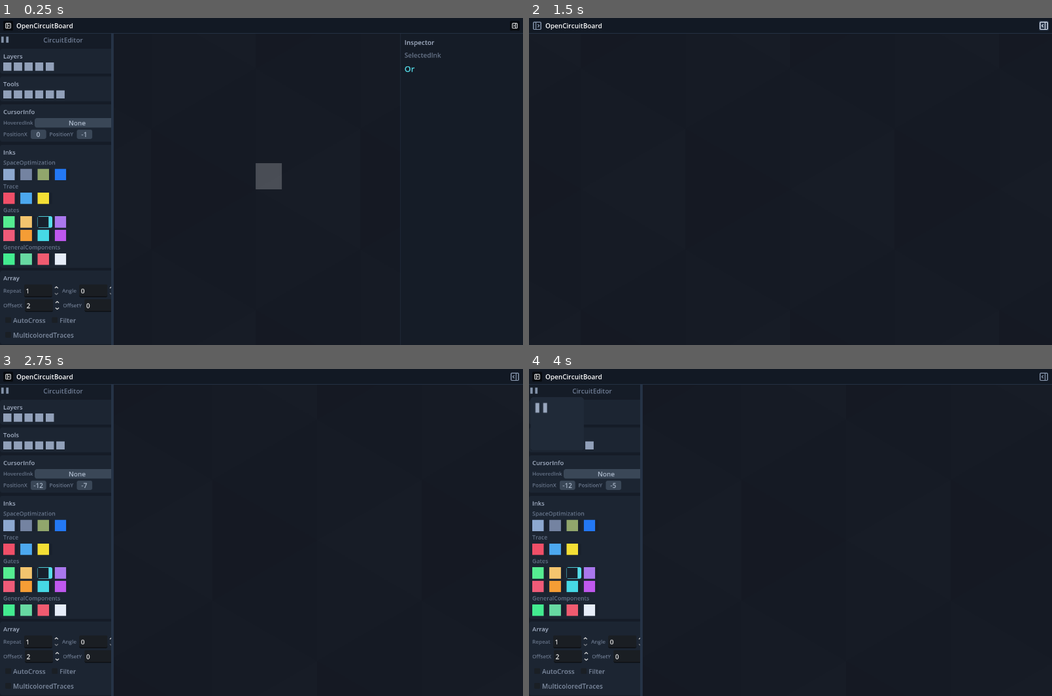
Above: before the commit, frames 1-4 (two rows, left to right).
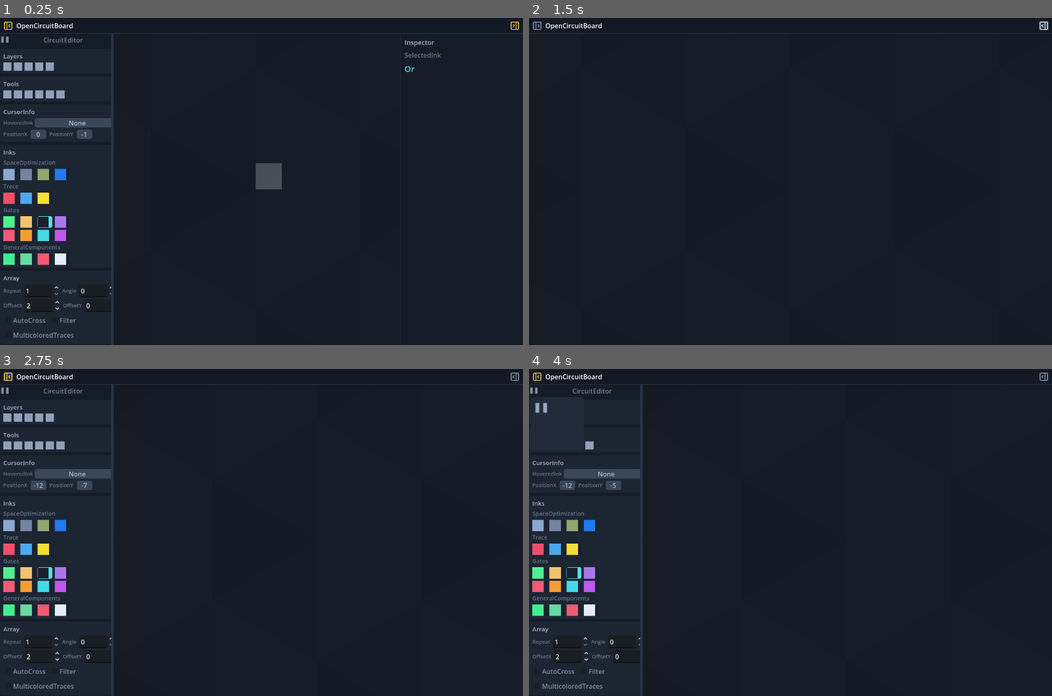
Above: after the commit, the same moments.

Repository: Erlkonigal/OpenCircuitBoard
Game: Godot game, scene res://main.tscn
The game is run twice, just before and just after one commit, with the same random seed, the same clock (stepped at 60 frames per second) and the same inputs.
Inputs (mouse positions are in pixels of both pictures, inside the frame that each line leads up to):
- Up to frame 1 (0.25 s): no input
- Up to frame 2 (1.5 s): click (539, 24) at 0.5 s; click (1041, 24) at 1.25 s
- Up to frame 3 (2.75 s): click (10, 375) at 2 s
- Up to frame 4 (4 s): click (534, 391) at 2.77 s; click (534, 418) at 3.52 s

The runs differ from the first frame. In frame 1, less than 0.1% of the frame differs, in the area x 0-100%, y 1-4%; in frame 2, nothing differs; in frame 3, less than 0.1%; in frame 4, less than 0.1%.

Commit message:
Unify top bar toggle states
Keep active top bar buttons transparent and render their icons in yellow.

Diff:
--- a/scripts/editorUi.gd
+++ b/scripts/editorUi.gd
@@ -6,6 +6,7 @@
 const panelRightCloseIcon := preload("res://assets/panelRightClose.svg")
 const panelRightOpenIcon := preload("res://assets/panelRightOpen.svg")
 const sidebarAnimationDuration := 0.18
+const topBarButtonActiveIconColor := Color("f2c94c")
 
 @onready var board: Node2D = $BoardViewport/SubViewport/CircuitBoard
 @onready var boardViewport: SubViewportContainer = $BoardViewport
@@ -205,14 +206,23 @@
 	topBarBox.border_width_bottom = 1
 	topBarBox.border_color = Color("263346")
 	topBar.add_theme_stylebox_override("panel", topBarBox)
-	for sidebarToggle in [leftSidebarToggle, rightSidebarToggle]:
-		sidebarToggle.expand_icon = true
-		sidebarToggle.add_theme_color_override("icon_normal_color", Color("8d9db5"))
-		sidebarToggle.add_theme_color_override("icon_hover_color", Color("e1e9f6"))
-		sidebarToggle.add_theme_stylebox_override("normal", makeMenuItemBox(Color.TRANSPARENT))
-		sidebarToggle.add_theme_stylebox_override("hover", makeMenuItemBox(Color("2b374a")))
+	for child in $Interface/TopBar/Content.get_children():
+		var topBarButton := child as Button
+		if topBarButton:
+			configureTopBarButton(topBarButton)
 	dockResizeHandle.color = Color("263346")
 	dockResizeHandle.mouse_default_cursor_shape = Control.CURSOR_HSIZE
+
+func configureTopBarButton(topBarButton: Button) -> void:
+	topBarButton.expand_icon = true
+	topBarButton.add_theme_color_override("icon_normal_color", Color("8d9db5"))
+	topBarButton.add_theme_color_override("icon_hover_color", Color("e1e9f6"))
+	topBarButton.add_theme_color_override("icon_pressed_color", topBarButtonActiveIconColor)
+	topBarButton.add_theme_color_override("icon_hover_pressed_color", topBarButtonActiveIconColor)
+	topBarButton.add_theme_stylebox_override("normal", makeMenuItemBox(Color.TRANSPARENT))
+	topBarButton.add_theme_stylebox_override("hover", makeMenuItemBox(Color("2b374a")))
+	topBarButton.add_theme_stylebox_override("pressed", makeMenuItemBox(Color.TRANSPARENT))
+	topBarButton.add_theme_stylebox_override("hover_pressed", makeMenuItemBox(Color("2b374a")))
 
 func configureRightDock() -> void:
 	var rightDockBox := StyleBoxFlat.new()
--- a/scripts/visualCapture.gd
+++ b/scripts/visualCapture.gd
@@ -20,6 +20,11 @@
 	return OS.get_cmdline_user_args().has("--captureInterface")
 
 func captureBoard() -> void:
+	var captureViewportSize := Vector2i(
+		int(ProjectSettings.get_setting("display/window/size/viewport_width")),
+		int(ProjectSettings.get_setting("display/window/size/viewport_height"))
+	)
+	root.size = captureViewportSize
 	var mainScene := load("res://main.tscn") as PackedScene
 	var main := mainScene.instantiate()
 	root.add_child(main)
@@ -90,6 +95,31 @@
 	if shouldCaptureBoardEdge():
 		assert(is_equal_approx(camera.global_position.x, boardBounds.position.x))
 		assert(is_equal_approx(camera.global_position.y, boardBounds.position.y))
+	if shouldCaptureInterface():
+		var topBarContent := main.get_node("Interface/TopBar/Content") as Control
+		for child in topBarContent.get_children():
+			var topBarButton := child as Button
+			if topBarButton == null:
+				continue
+			var normalStyle := topBarButton.get_theme_stylebox("normal") as StyleBoxFlat
+			var hoverStyle := topBarButton.get_theme_stylebox("hover") as StyleBoxFlat
+			var pressedStyle := topBarButton.get_theme_stylebox("pressed") as StyleBoxFlat
+			var hoverPressedStyle := topBarButton.get_theme_stylebox("hover_pressed") as StyleBoxFlat
+			assert(normalStyle != null)
+			assert(hoverStyle != null)
+			assert(pressedStyle != null)
+			assert(hoverPressedStyle != null)
+			assert(pressedStyle.bg_color.is_equal_approx(Color.TRANSPARENT))
+			assert(hoverPressedStyle.bg_color.is_equal_approx(hoverStyle.bg_color))
+			assert(is_equal_approx(normalStyle.content_margin_left, pressedStyle.content_margin_left))
+			assert(is_equal_approx(normalStyle.content_margin_top, pressedStyle.content_margin_top))
+			assert(is_equal_approx(normalStyle.content_margin_right, pressedStyle.content_margin_right))
+			assert(is_equal_approx(normalStyle.content_margin_bottom, pressedStyle.content_margin_bottom))
+			assert(topBarButton.get_theme_color("icon_pressed_color").is_equal_approx(Color("f2c94c")))
+			assert(topBarButton.get_theme_color("icon_hover_pressed_color").is_equal_approx(Color("f2c94c")))
+		main.call("setLeftSidebarOpen", false, false)
+		for frame in 2:
+			await process_frame
 
 	var viewport := main.get_node("BoardViewport/SubViewport") as SubViewport
 	var image := viewport.get_texture().get_image()
